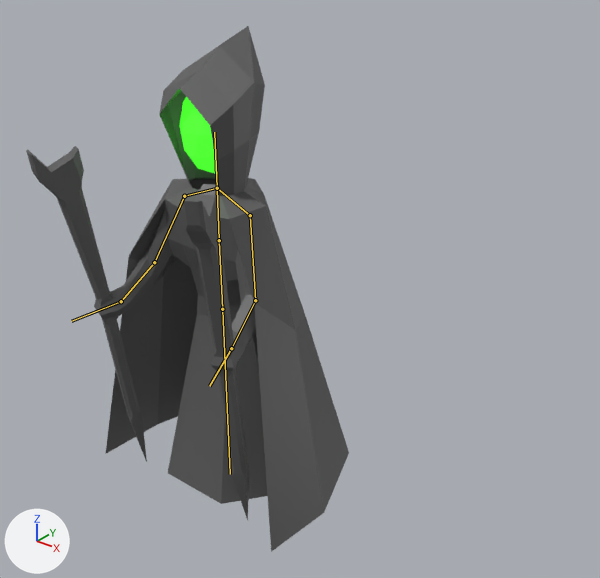
The glTF model assets/models/Wizard.glb as it was, and as the next commit left it.
Rendered twice from a 50 mm camera at (2.97, -3.01, 3.33) aimed at (0.0, 0.7, 1.03). Lighting does not change. The marker at lower left points along +X, +Y and +Z. The older version comes first. The bones that change, and the others that lie on the model, are drawn over the model as lines.

Names of what the first picture shows: 'BodyMesh', 'Icosphere'.
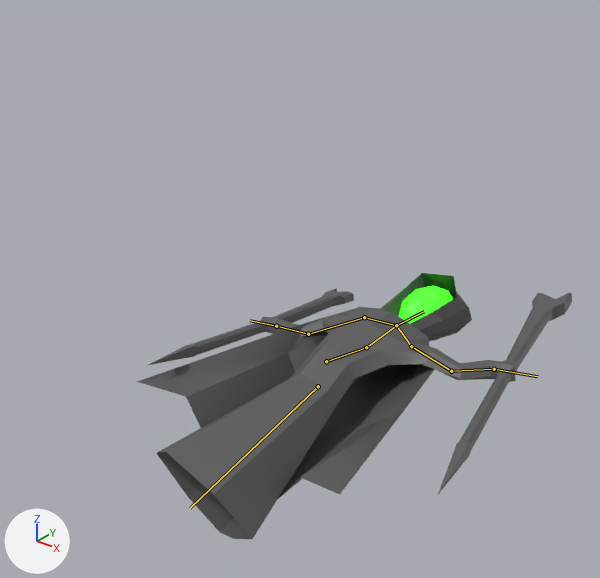
The newer file adds an action. The first version stands in its rest pose; the second is drawn at frame 24 of the action 'Die'.

The edits, one by one:
Bone 'Spine.01' (bone_spine_01) moves from (0.0, 0.0, 0.0) to (-0.949, -0.775, -0.037).
Bone 'Spine.01' (bone_spine_01) turns from (0, 0, 0) to (-7, 12, 96) degrees about its own x, y and z.
Bone 'Spine.002' (bone_spine_002) turns from (0, 0, 0) to (-2, 0, -26) degrees about its own x, y and z.
Bone 'Spine.003' (bone_spine_003) turns from (0, 0, 0) to (0, 0, 14) degrees about its own x, y and z.
Bone 'Shoulder.l' (bone_shoulder_l) turns from (0, 0, 0) to (2, -17, -7) degrees about its own x, y and z.
Bone 'Arm.01.l' (bone_arm_01_l) turns from (0, 0, 0) to (64, -24, -51) degrees about its own x, y and z.
Bone 'Arm.01.l.002' (bone_arm_01_l_002) turns from (0, 0, 0) to (-19, 27, 19) degrees about its own x, y and z.
Bone 'Shoulder.r' (bone_shoulder_r) turns from (0, 0, 0) to (1, -22, -9) degrees about its own x, y and z.
Bone 'Arm.01.r' (bone_arm_01_r) turns from (0, 0, 0) to (-29, 115, -34) degrees about its own x, y and z.
Bone 'Arm.01.r.001' (bone_arm_01_r_001) turns from (0, 0, 0) to (-3, 2, 0) degrees about its own x, y and z.
Bone 'Arm.01.r.002' (bone_arm_01_r_002) turns from (0, 0, 0) to (-11, -4, -10) degrees about its own x, y and z.
Bone 'Legs' (bone_legs) moves from (0.0, 0.0, 0.0) to (-0.812, 0.895, 0.071).
Bone 'Legs' (bone_legs) turns from (0, 0, 0) to (-8, -7, -68) degrees about its own x, y and z.

Boxes (x1, y1, x2, y2) around the edits, measured in the pictures (600 x 578 px):
'BodyMesh', posed (35% wider, 49% shorter): before (26, 26, 349, 552); after (137, 273, 572, 539)
'Icosphere', posed: before (180, 97, 218, 174); after (399, 285, 453, 324)
bone 'Spine.01', root to tip: before (222, 309) to (219, 240); after (326, 361) to (366, 347)
bone 'Spine.002', root to tip: before (219, 240) to (217, 188); after (366, 347) to (396, 325)
bone 'Spine.003', root to tip: before (217, 188) to (214, 132); after (396, 325) to (424, 311)
bone 'Shoulder.l', root to tip: before (217, 188) to (250, 215); after (396, 325) to (411, 346)
bone 'Arm.01.l', root to tip: before (250, 215) to (255, 300); after (411, 346) to (451, 371)
bone 'Arm.01.l.002', root to tip: before (231, 348) to (209, 386); after (494, 369) to (537, 376)
bone 'Shoulder.r', root to tip: before (217, 188) to (184, 196); after (396, 325) to (364, 317)
bone 'Arm.01.r', root to tip: before (184, 196) to (154, 262); after (364, 317) to (308, 334)
bone 'Arm.01.r.001', root to tip: before (154, 262) to (121, 301); after (308, 334) to (276, 326)
bone 'Arm.01.r.002', root to tip: before (121, 301) to (71, 321); after (276, 326) to (250, 320)
bone 'Legs', root to tip: before (222, 309) to (230, 474); after (318, 386) to (190, 508)
